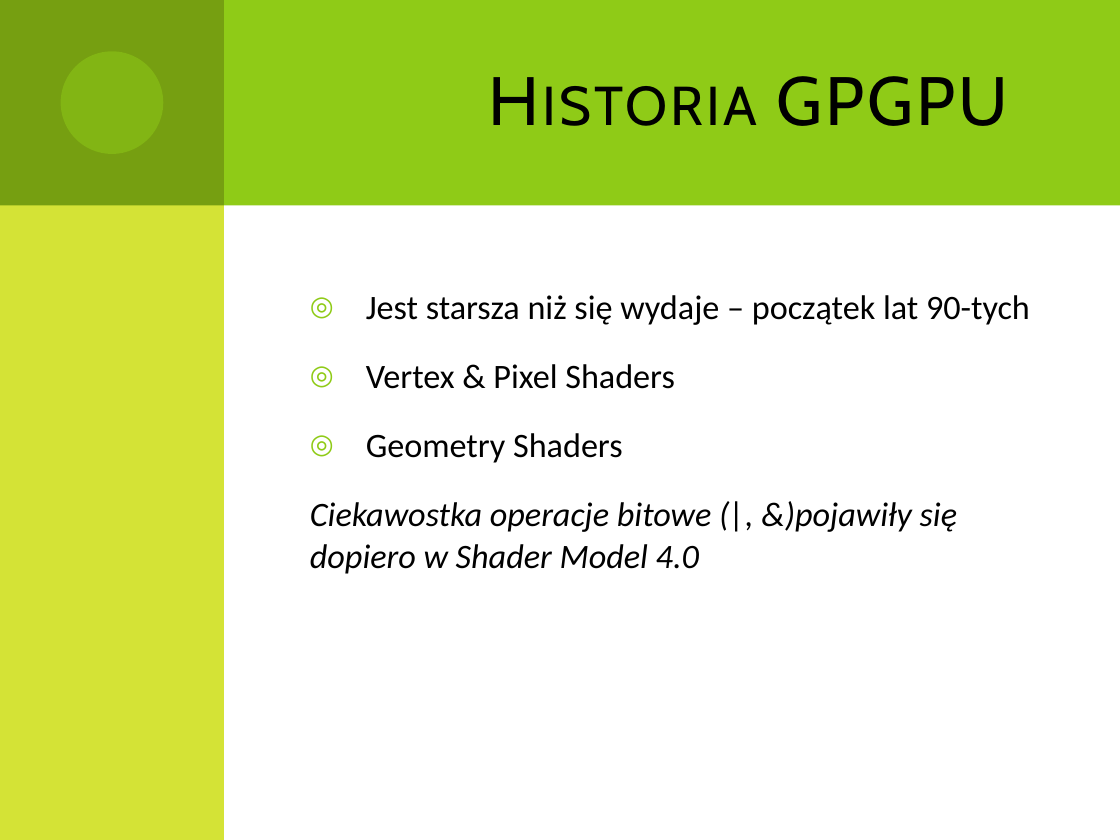
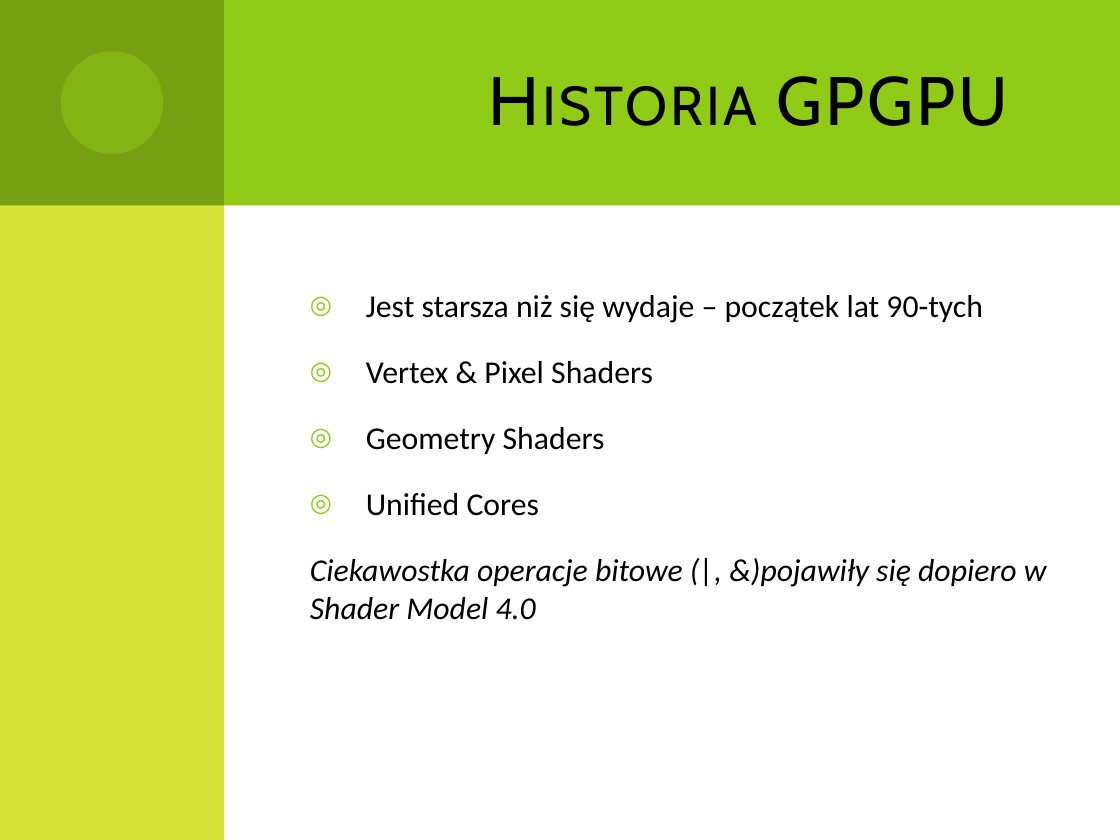
Before and after one commit to Dzess/DMARF, a slide deck: slide 2 of presentation/GPGPU_in_data_minig.pptx. Drawn at 1120x840 pixels with LibreOffice and Linux fonts; fonts in the diff are those of the drawing. Boxes give left, top, right and bottom in pixels: in the first picture for what was removed or moved away, otherwise in the second. Text is boxed around its words. In the diff, an @@ line names an element or a change of style, - is before the commit and + after.

```diff
--- a/presentation/GPGPU_in_data_minig.pptx
+++ b/presentation/GPGPU_in_data_minig.pptx
@@ text at (310, 295, 1047, 620): size 22 to 20.4 pt @@
@@ text at (366, 493, 539, 516): paragraph added @@
+◎ Unified Cores
```
Also in this commit, not shown: 4 other slides changed, 4 slides added, 6 slides removed.
